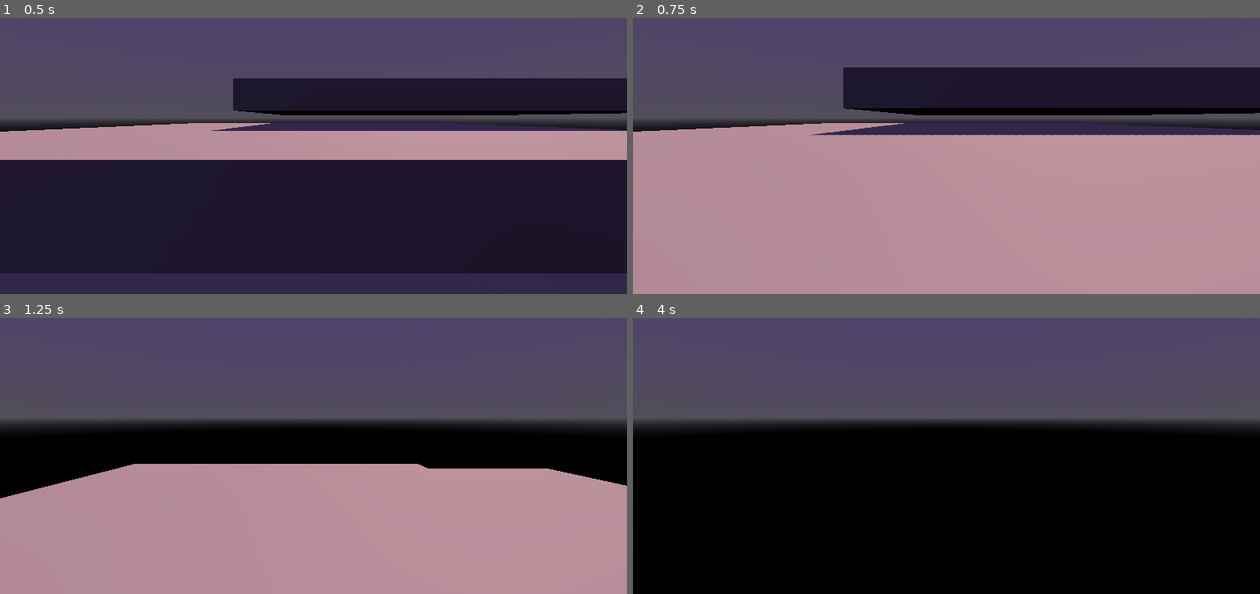
Above: before the commit, frames 1-4 (two rows, left to right).
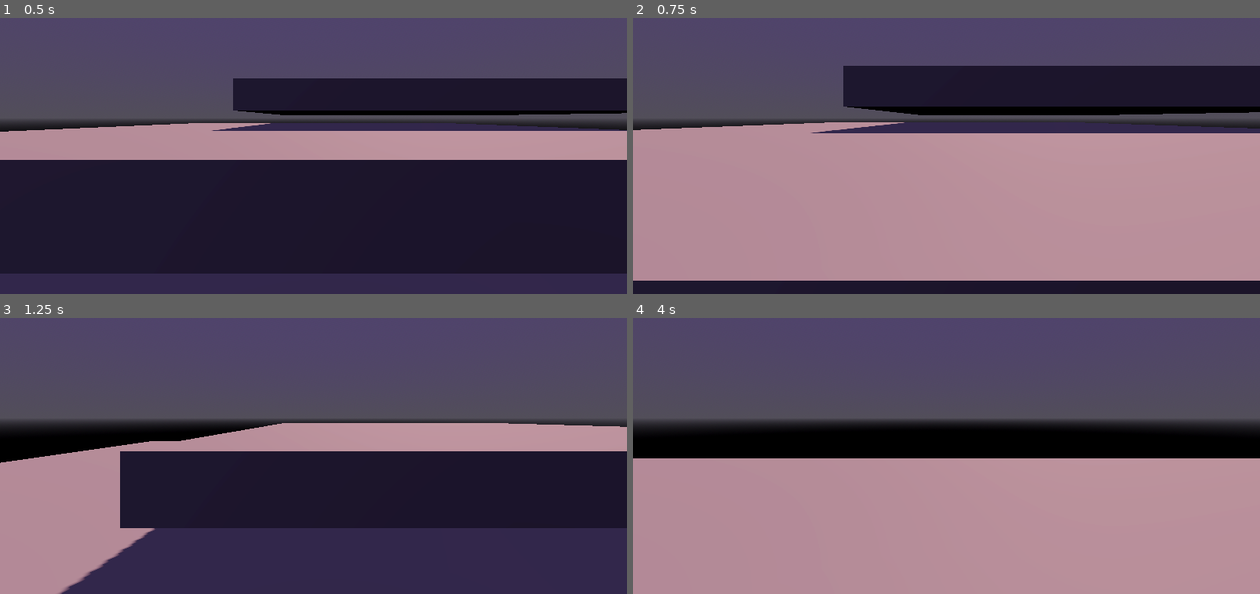
Above: after the commit, the same moments.

Repository: WildcatGameStudios/ScaryHouse
Game: Godot game, scene res://scenes/debug/debug_player_environment.tscn
Two runs of this game, one before a commit and one after it. Both use one fixed random seed, a clock stepped at 60 frames per second and the inputs below.
Inputs:
- Up to frame 1 (0.5 s): no input
- Up to frame 2 (0.75 s): tap Enter at 0.5 s; hold W (move_forward) from 0.53 s (still down); hold Shift (run) from 0.53 s (still down)
- Up to frame 3 (1.25 s): keep holding W (move_forward); keep holding Shift (run); tap Space (jump) at 0.77, 0.8, 1.07 s
- Up to frame 4 (4 s): keep holding W (move_forward); release Shift (run) at 1.28 s; tap Space (jump) at 1.35, 1.52, 1.82, 2.3, 3.02, 3.32, 3.6, 3.77 s; tap Shift (run) at 1.55, 2.85 s; hold Shift (run) 2.03-2.78 s

Frame 1 is identical in both runs. In frame 2, 6.6% of the frame differs, in the area x 0-100%, y 17-100%; in frame 3, 51%, in the area x 0-100%, y 38-100%; in frame 4, 49%.

Commit message:
player: starting rotation, player state machine
Bugfixes for the following issues:
- player rotation resets from the rotation value defined in the editor.
- player state machine design change; going forward, check if a state
  transition queues properly before calling one-time functions like
  `player.jump()`.

Diff:
--- a/scripts/player.gd
+++ b/scripts/player.gd
@@ -22,6 +22,8 @@
 @export var joystick_v_look_speed: float = 0.06
 @export var min_look_degree: float = -40
 @export var max_look_degree: float = 45
+@export var enable_bobbing: bool = true
+@export var bob_time: float = PI / 8.0
 
 @export_category("Movement")
 
@@ -63,13 +65,16 @@
 var gravity: float
 var jump_strength: float
 var temp_grav_power: float
-var double_jump_ready: bool = true
+var double_jump_ready: bool = false
 var look_direction: Vector2
 
 # coyote variables
 var coyote_valid: bool = false
 var coyote_input: String = "void"
 
+# walk variables
+@onready var head_base_y = head.position.y
+var bob_speed_mod = 1.0
 
 # stats
 var current_health: int:
@@ -101,7 +106,7 @@
 
 	# set enabled / disabled states
 	psm.toggle_state("Walk", can_walk)
-	psm.toggle_state("Run", can_crouch)
+	psm.toggle_state("Run", can_run)
 	psm.toggle_state("Jump", can_jump)
 	psm.toggle_state("Crouch", can_crouch)
 	psm.toggle_state("Dash", can_dash)
@@ -113,6 +118,8 @@
 	# set health
 	current_health = max_health
 
+	look_direction = Vector2(0.0, rotation.y)
+
 # Movement functions
 #region
 
@@ -129,6 +136,23 @@
 # apply gravity
 func apply_gravity(delta) -> void:
 	velocity.y -= (gravity + temp_grav_power) * delta
+
+func bob(delta: float) -> void:
+	if enable_bobbing:
+		# only reset bobbing if we are moving
+		var horiz_vel = velocity
+		horiz_vel.y = 0
+		if bob_time > PI / (8.0 * bob_speed_mod) and horiz_vel.length_squared() > 0.0:
+			bob_time = 0.0
+
+	# whether or not we should bob, we should finish a previously-started bob animation
+	var camera_y_mod = (abs(cos(min(PI / 8.0, bob_time) * 8.0 * bob_speed_mod)) - 1.0) / 3.0
+	head.position.y = head_base_y + camera_y_mod
+	bob_time += delta
+
+func unbob(delta: float) -> void:
+	head.position.y = head_base_y
+	bob_time = PI / 8.0
 
 # function to handle the walk logic
 func walk(delta) -> void:
@@ -146,7 +170,6 @@
 		velocity.x = move_toward(velocity.x, 0, walk_speed)
 		velocity.z = move_toward(velocity.z, 0, walk_speed)
 
-
 # function for player run
 func run(delta):
 	# first get walk direction
@@ -163,6 +186,8 @@
 	else:
 		velocity.x = move_toward(velocity.x, 0, run_speed)
 		velocity.z = move_toward(velocity.z, 0, run_speed)
+	bob_speed_mod = 1.5
+	bob(delta)
 
 # function for crouch walking
 func crouch_walk(delta) -> void:
@@ -214,6 +239,7 @@
 func jump():
 	# add jump strength
 	velocity.y = jump_strength
+	unbob(0.0)
 
 # function for double jumping
 func double_jump():
--- a/scripts/player_sm.gd
+++ b/scripts/player_sm.gd
@@ -1,4 +1,7 @@
 extends Node
+
+# TODO: make this state machine match SM64's state machine: 'transition' functions should statically
+# modify player properties, not call into a player routine continuously
 
 ## NOTE: the empty string "" is an INVALID state name; it is a sentinel value in
 ## the state machine logic and should not be used in application code.
@@ -31,15 +34,13 @@
 	#add_state("Die", die)
 
 	toggle_state("Idle", true)
-	toggle_state("Walk", true)
-	toggle_state("Run", true)
-	toggle_state("Jump", true)
-	toggle_state("Aim", true)
-
-	# set_transition("Idle", "Jump", func(_dt: float): parent.jump())
+
 	set_transition("Jump", ANY_STATE, func(_dt: float): parent.reset_jump())
 	set_transition(ANY_STATE, "Aim", func(_dt: float):
 		old_cam_basis = cam.transform.basis
+	)
+	set_transition("Run", ANY_STATE, func(_dt: float):
+		running = false
 	)
 	set_transition("Aim", ANY_STATE, func(_dt: float):
 		cam.position = overhead_cam
@@ -49,7 +50,6 @@
 # use this for state-agnostic code
 func _process(delta: float) -> void:
 	update_state()
-	running = Input.is_action_pressed("run")
 	dt = delta
 	states[current_state].call(dt)
 
@@ -62,16 +62,11 @@
 func update_state() -> void:
 	if queued_state == "":
 		return
-	if states.has(queued_state) == null:
-		print("player_sm: Attempt to switch to invalid state '%s'" % queued_state)
-	elif !enabled[queued_state]:
-		print("player_sm: Attempt to switch to disabled state '%s'" % queued_state)
 	else:
 		call_transition(current_state, ANY_STATE)
 		call_transition(current_state, queued_state)
 		call_transition(ANY_STATE, queued_state)
 		current_state = queued_state
-		# print("player_sm: switched to state '%s'" % current_state)
 	queued_state = ""
 
 func set_transition(start: String, end: String, fn: Callable) -> void:
@@ -87,15 +82,29 @@
 	if trans != null:
 		trans.call(dt)
 
-func queue_transition(state: String) -> void:
-	if queued_state == "":
+## Returns if state was successfully queued or not.
+func queue_transition(state: String) -> bool:
+	if states.has(state) == null:
+		print("player_sm: Attempt to switch to invalid state '%s'" % state)
+	elif !enabled[state]:
+		print("player_sm: Attempt to switch to disabled state '%s'" % state)
+	elif queued_state != "":
+		print("player_sm: State switch already queued for '%s'" % queued_state)
+	else:
 		queued_state = state
+		return true
+	return false
 
 func will_transition() -> bool:
 	return queued_state != ""
 
 func toggle_state(state: String, is_on: bool) -> void:
 	enabled[state] = is_on
+
+func is_state_enabled(state: String) -> bool:
+	if enabled.has(state):
+		return enabled[state]
+	return false
 #endregion
 
 # specific state update function callbacks and helpers
@@ -119,8 +128,9 @@
 	parent.move(dt)
 	parent.handle_rotation()
 	if Input.is_action_just_pressed("jump"):
-		queue_transition("Jump")
-		return
+		if queue_transition("Jump"):
+			parent.jump()
+			return
 	elif !parent.is_on_floor():
 		if enabled.find_key("Jump"):
 			parent.jump()
@@ -132,6 +142,9 @@
 	handle_move(dt)
 	parent.move(dt)
 	parent.handle_rotation()
+
+	parent.unbob(dt)
+
 	if parent.is_on_floor():
 		queue_transition("Idle")
 		return
@@ -142,24 +155,33 @@
 	handle_move(dt)
 	parent.move(dt)
 	parent.handle_rotation()
+
+	parent.bob_speed_mod = 1.0
+	parent.bob(dt)
+
 	if !walk_trigger():
 		queue_transition("Idle")
 		return
 	if Input.is_action_just_pressed("jump"):
-		parent.jump()
-		queue_transition("Jump")
-		return
+		if queue_transition("Jump"):
+			parent.jump()
+			return
 	if !parent.is_on_floor():
 		queue_transition("Jump")
 		return
 	if Input.is_action_pressed("run"):
-		queue_transition("Run")
+		if queue_transition("Run"):
+			running = true
 		return
 
 func run(dt: float):
 	handle_move(dt)
 	parent.move(dt)
 	parent.handle_rotation()
+
+	parent.bob_speed_mod = 1.3
+	parent.bob(dt)
+
 	if !walk_trigger():
 		queue_transition("Idle")
 		return
@@ -167,9 +189,9 @@
 		queue_transition("Walk")
 		return
 	if Input.is_action_just_pressed("jump"):
-		parent.jump()
-		queue_transition("Jump")
-		return
+		if queue_transition("Jump"):
+			parent.jump()
+			return
 	if !parent.is_on_floor():
 		queue_transition("Jump")
 		return
@@ -204,7 +226,8 @@
 		queue_transition("Idle")
 		return
 	if !parent.is_on_floor():
-		queue_transition("Jump")
-		return
+		if queue_transition("Jump"):
+			parent.jump()
+			return
 
 #endregion
Not shown: 1 places in scenes/debug/debug_player_environment.tscn that only renumber resources
Not shown, removed: 
